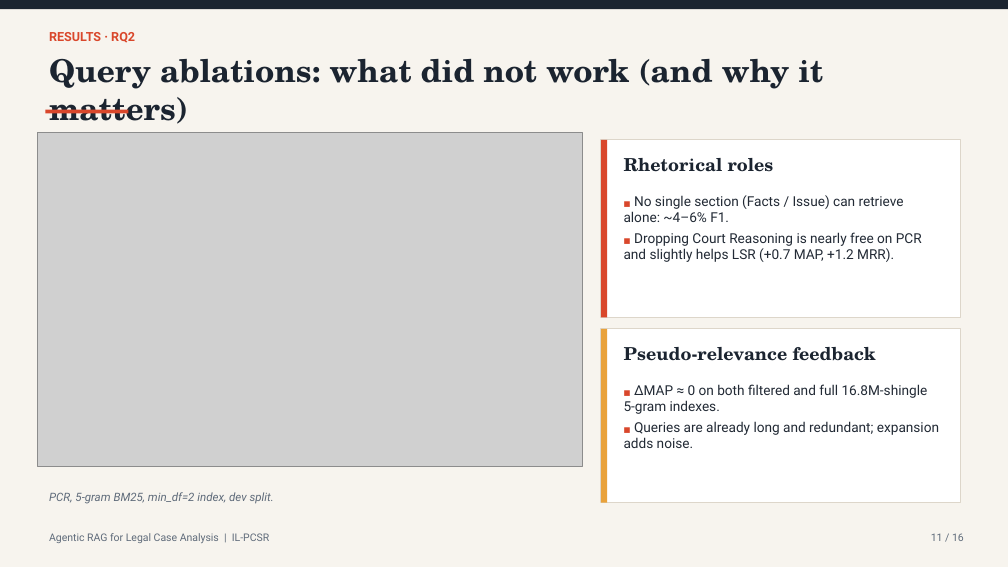
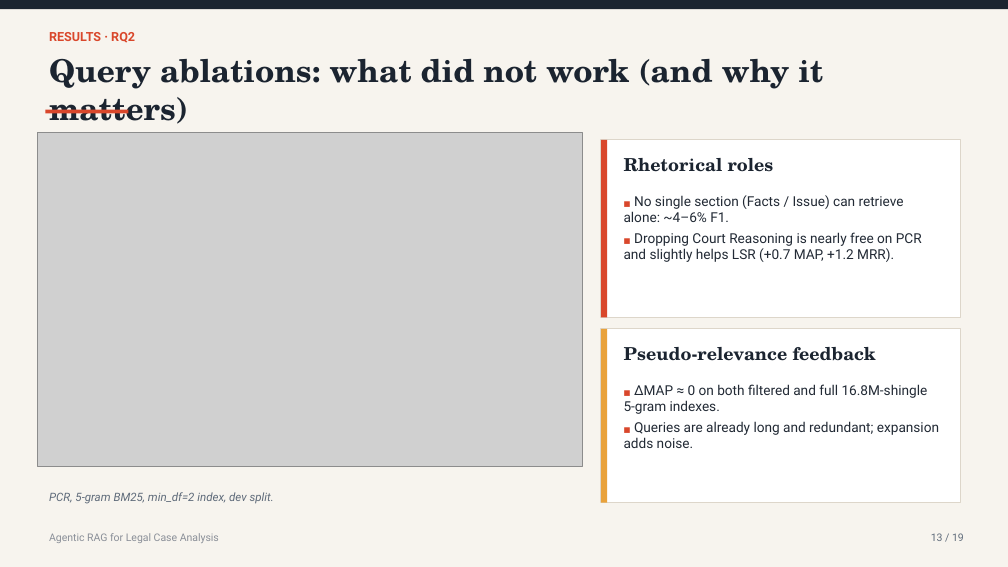
Before and after one commit to sakshi-patil-1111/legal-rag, a slide deck: slide 13 of BTech_Latex_Report/Legal_RAG_Project.pptx (slide 11 before the commit). Drawn at 1008x567 pixels with LibreOffice and Linux fonts; fonts in the diff are those of the drawing; grey boxes stand for pictures. Boxes give left, top, right and bottom in pixels: in the first picture for what was removed or moved away, otherwise in the second. Text is boxed around its words. In the diff, an @@ line names an element or a change of style, - is before the commit and + after.

```diff
--- a/BTech_Latex_Report/Legal_RAG_Project.pptx
+++ b/BTech_Latex_Report/Legal_RAG_Project.pptx
@@ text at box(49, 533, 219, 543): text changed; text colour #5F6B7A to #8A8F98 @@
-Agentic RAG for Legal Case Analysis | IL-PCSR
+Agentic RAG for Legal Case Analysis
@@ text at box(931, 533, 964, 541): text changed @@
-11 / 16
+13 / 19
```
Also in this commit, not shown: 14 other slides changed, 4 slides added, 1 slide removed.
